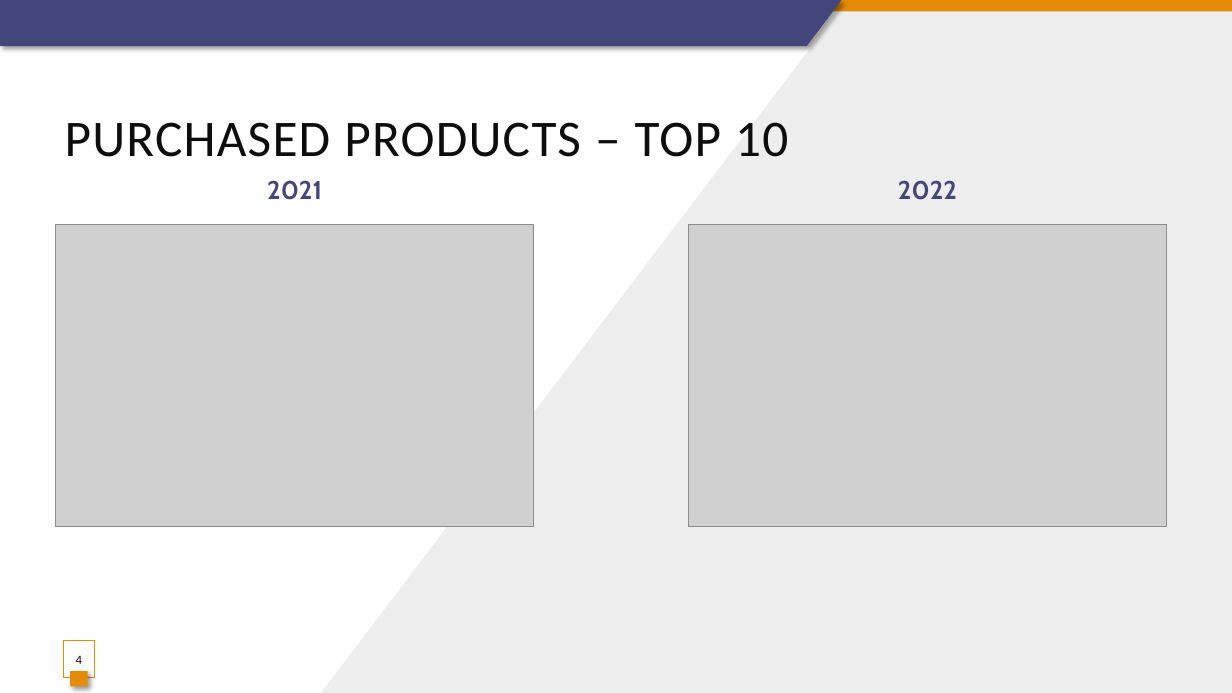
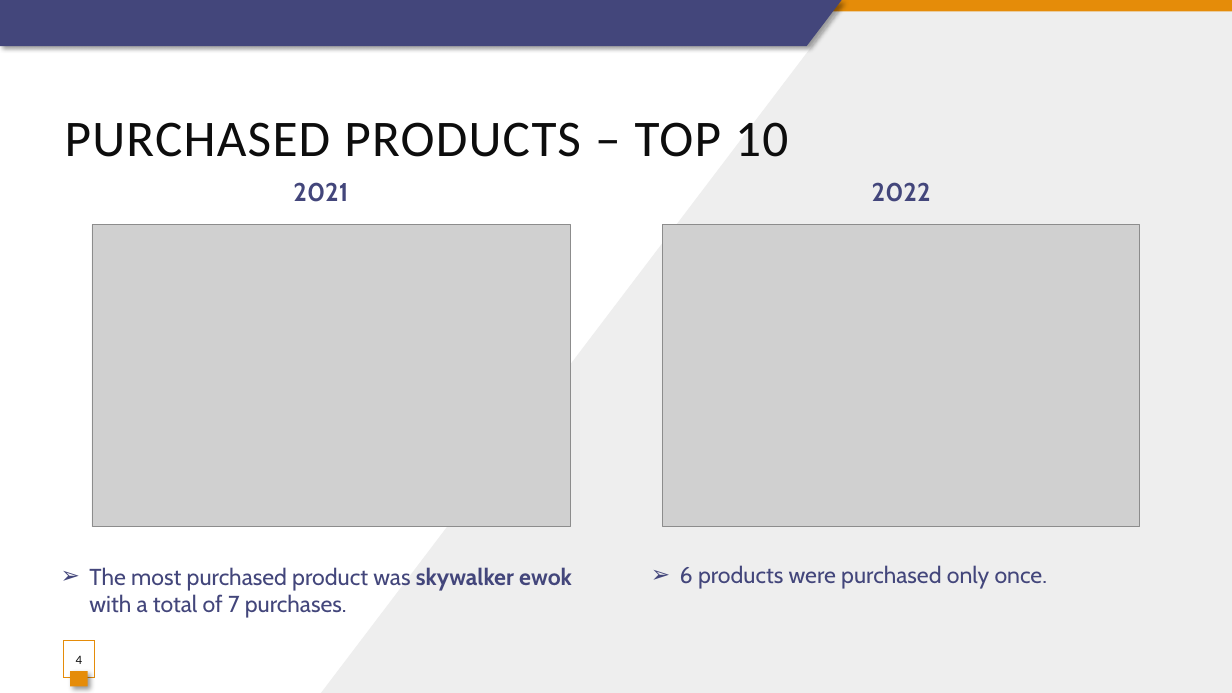
Before and after one commit to Muriburu/ITAcademy, a slide deck: slide 4 of Sprint 6 - Visualitzacions i Informes amb Power BI/T6 - N3E1 - User 96.pptx. Drawn at 1232x693 pixels with LibreOffice and Linux fonts; fonts in the diff are those of the drawing; grey boxes stand for pictures. Boxes give left, top, right and bottom in pixels: in the first picture for what was removed or moved away, otherwise in the second. Text is boxed around its words. In the diff, an @@ line names an element or a change of style, - is before the commit and + after.

```diff
--- a/Sprint 6 - Visualitzacions i Informes amb Power BI/T6 - N3E1 - User 96.pptx
+++ b/Sprint 6 - Visualitzacions i Informes amb Power BI/T6 - N3E1 - User 96.pptx
@@ text "2021" moved from (x1=267, y1=180, x2=322, y2=200) to (x1=293, y1=182, x2=348, y2=202) @@
@@ text "2022" moved from (x1=898, y1=180, x2=957, y2=200) to (x1=872, y1=182, x2=931, y2=202) @@
@@ picture moved from (x1=55, y1=225, x2=534, y2=527) to (x1=92, y1=225, x2=571, y2=527) @@
@@ picture moved from (x1=689, y1=225, x2=1166, y2=527) to (x1=663, y1=225, x2=1141, y2=527) @@
@@ text added at (x1=89, y1=567, x2=572, y2=618), 18 pt, text #43467B @@
+➢ The most purchased product was skywalker ewok with a total of 7 purchases.
@@ text added at (x1=680, y1=565, x2=1047, y2=589), 18 pt, text #43467B @@
+➢ 6 products were purchased only once.
```
Also in this commit, not shown: 3 other slides changed, 8 other files.
